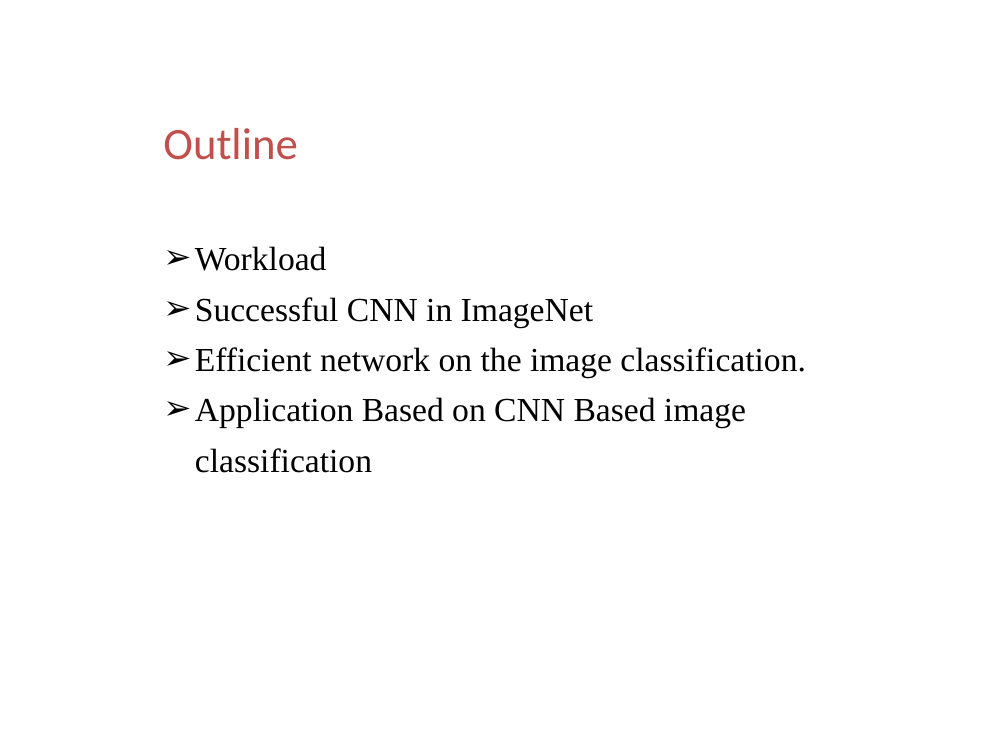
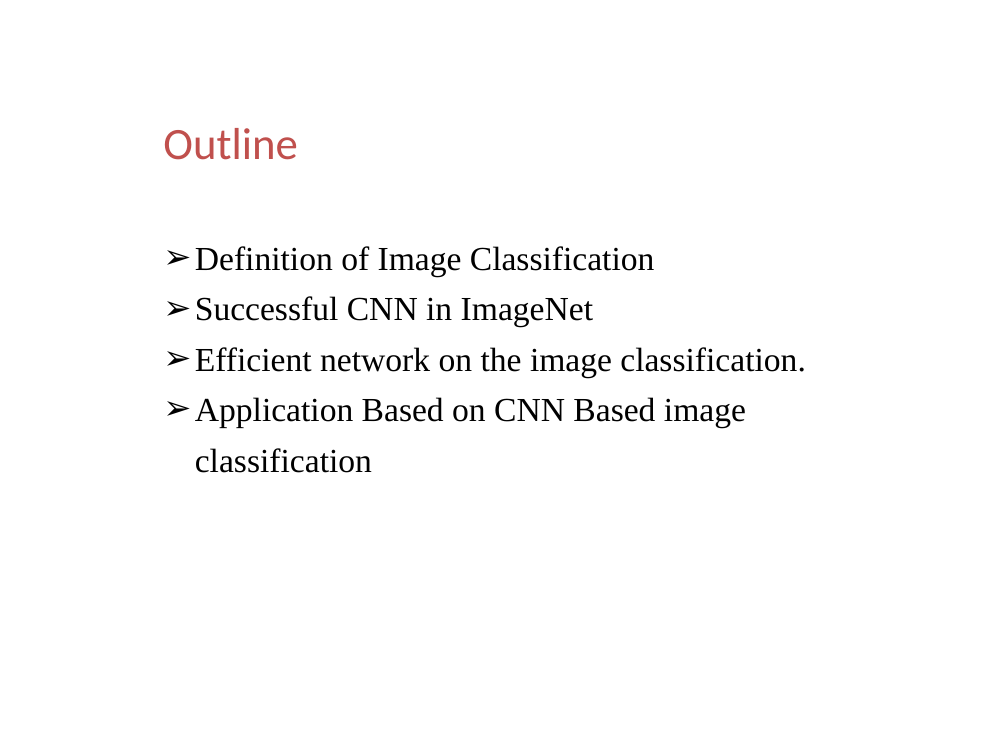
Before and after one commit to ttomchy/CV_2Project, a slide deck: slide 2 of presentation.pptx. Drawn at 1008x756 pixels with LibreOffice and Linux fonts; fonts in the diff are those of the drawing; background and template pictures are left out. Boxes give left, top, right and bottom in pixels: in the first picture for what was removed or moved away, otherwise in the second. Text is boxed around its words. In the diff, an @@ line names an element or a change of style, - is before the commit and + after.

```diff
--- a/presentation.pptx
+++ b/presentation.pptx
@@ text at <box>195,246,655,277</box>: text changed @@
-➢ Workload
+➢ Definition of Image Classification
```
Also in this commit, not shown: 8 other slides changed, 1 slide added, 1 slide removed, 1 other file.
